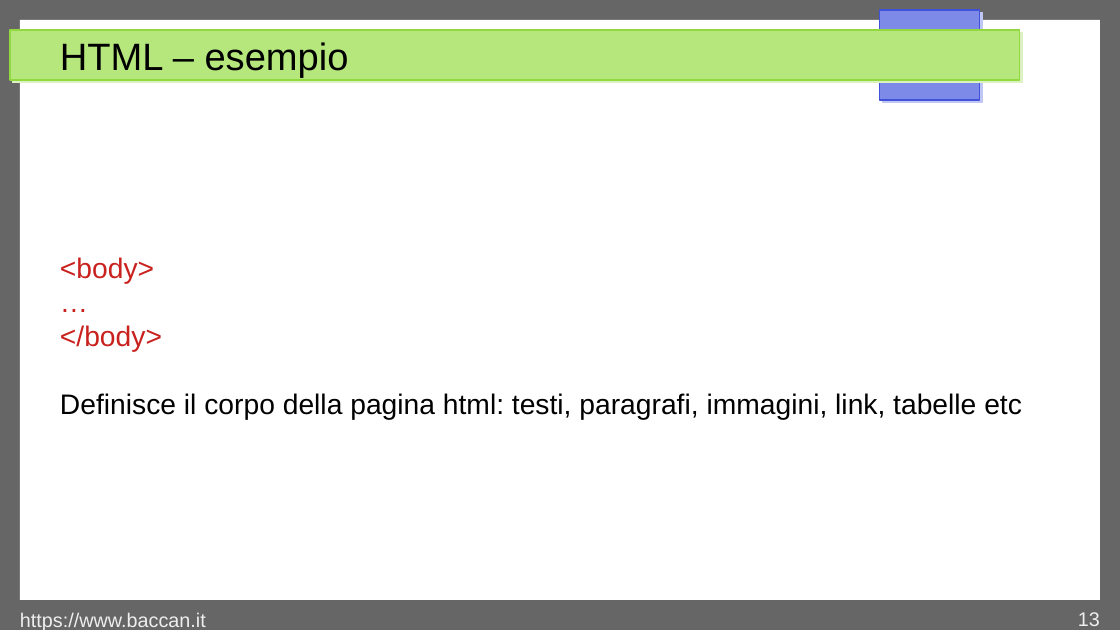
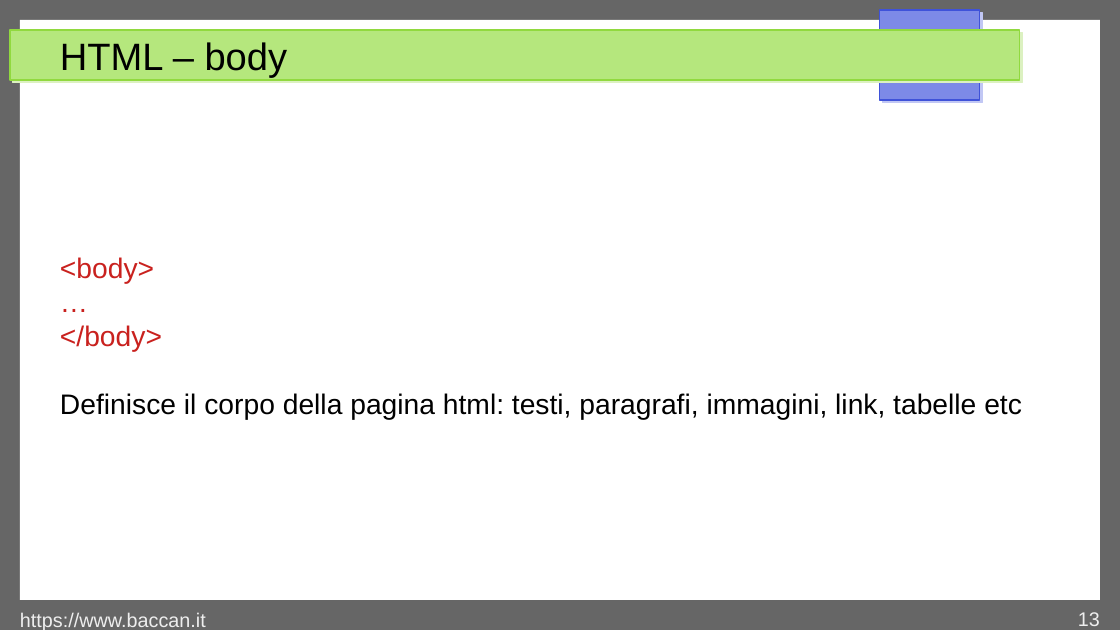
Before and after one commit to matteobaccan/CorsoHTML, a slide deck: slide 13 of Chapter_html.odp. Drawn at 1120x630 pixels with LibreOffice and Linux fonts; fonts in the diff are those of the drawing. Boxes give left, top, right and bottom in pixels: in the first picture for what was removed or moved away, otherwise in the second. Text is boxed around its words. In the diff, an @@ line names an element or a change of style, - is before the commit and + after.

```diff
--- a/Chapter_html.odp
+++ b/Chapter_html.odp
@@ title at <box>60,42,288,78</box>: text changed @@
-HTML – esempio
+HTML – body
```
Also in this commit, not shown: 9 other slides changed, 15 slides added, 9 other files.
